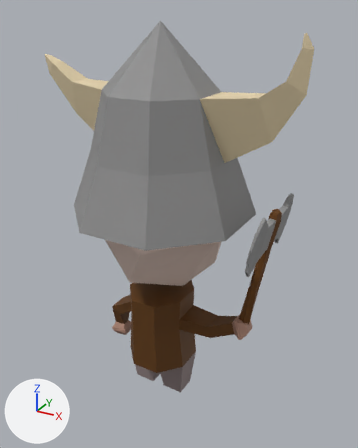
What one commit did to the FBX model Content/Models/viking.fbx.
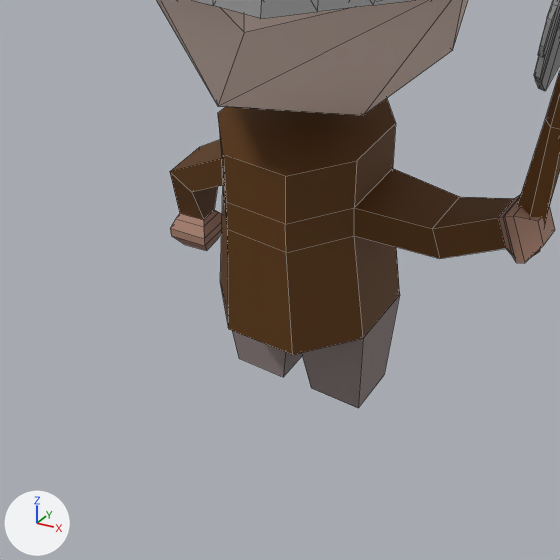
Each version is shown whole from a 50 mm camera at (0.000325, -0.000533, 0.000542) aimed at (0.000016, 0.000029, 0.000261), then close up on the part from 14% to 71% of the width and 54% to 100% of the height. Every picture has the same lights, and +X, +Y and +Z are marked at lower left. The close-ups show mesh edges as thin lines. Where no turn or scale is listed for an object, it has been applied to the vertices. Vertices at the same position are counted once.
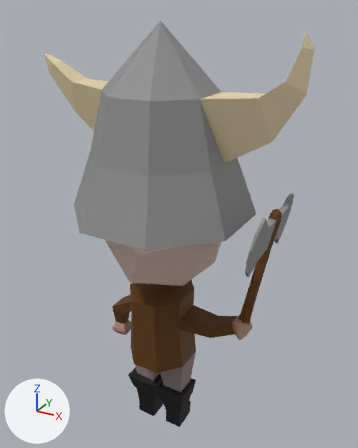
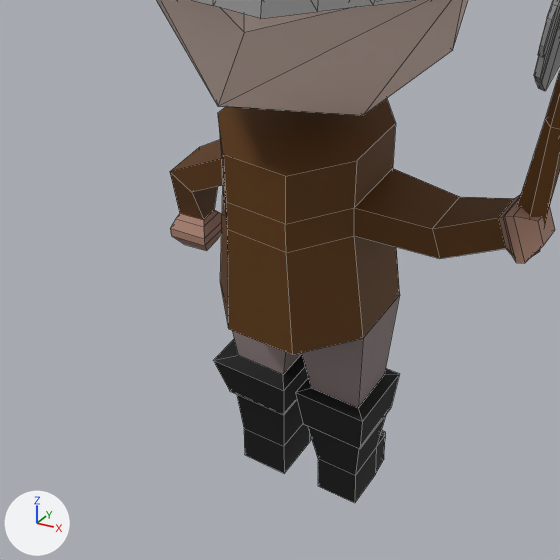
Commit message: Viking model fix

Where the newer file only moved an object's origin or applied its transform, the numbers keep the older frame.

Pixel boxes (x1, y1, x2, y2) of what changed, in the close-ups (560 x 560 px):
'Cylinder', reshaped (31% taller): before (170, 98, 400, 408); after (170, 98, 400, 503)
part 1 of me_cylinder, built on: before (232, 331, 302, 377); after (213, 331, 399, 503)

What changed in the scene script:
```text
Add mat_material_008:
    mat_material_008 = principled_material('Material.008')
    mat_material_008.base_color = (0.0, 0.0, 0.0)  # black #000000
    mat_material_008.roughness = 0.69
Change me_cylinder:
    used by ob_cylinder; location = (0.000001, 0.000005, 0.00011)
    remove me_cylinder.from_pydata(...)  # 66 vertices, 59 faces; spans x -0.000092..0.000047, y -0.000051..0.000052, z -0.000111..0.000057
    add me_cylinder.from_pydata(...)  # 131 vertices, 123 faces; spans x -0.000092..0.000047, y -0.000051..0.000052, z -0.000187..0.000057
    me_cylinder part 1
    4 vertices are removed from x -0.000041..-0.000009, y -0.000015..0.000017, z -0.000111..-0.00011
    5 faces are deleted
    69 vertices are added at x -0.000053..0.000047, y -0.000024..0.000042, z -0.000187..-0.000108
    65 new faces join them, mat_material_008 (black #000000)
    4 new faces join them, mat_material (grey #8d7e7e)
    add me_cylinder.materials.append(mat_material_008)  # black #000000
```
